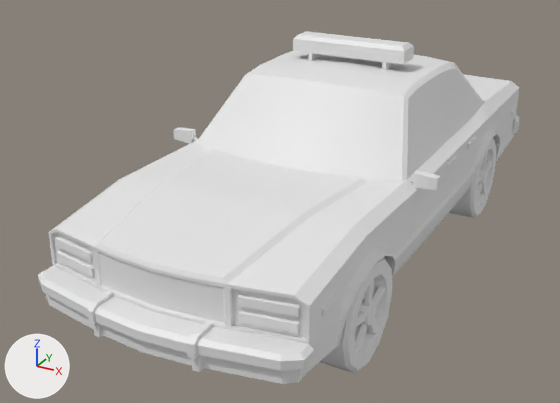
Before and after pictures for a commit that changed the FBX model Assets/Art/PANDANIN/PANDANIN DÜZELTECEĞİ MODELLER TARIK/Police Car N_4.fbx.
One viewpoint serves both versions: a camera (50 mm lens) standing at (2.45, -5.19, 2.95) and looking at (-0.62, 0.4, 0.15). Arrows for +X, +Y and +Z are at lower left; the lights stay in place. The first picture is the older version. Materials are left out; every surface is plain grey. Where no turn or scale is listed for an object, it has been applied to the vertices.

Names of what the first picture shows: 'Police Car N_4', 'Police Car N_4 BL Tire', 'Police Car N_4 FL Tire'.
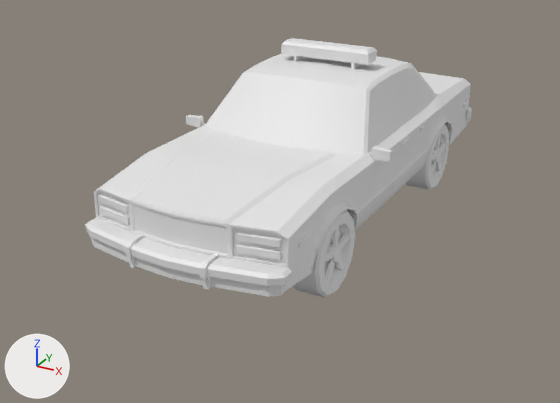
Pixel boxes (x1, y1, x2, y2) of what changed, in the pictures (560 x 403 px; the box of a moved part takes in the faces that stretch with it):
'Police Car N_4', deleted
    before: (38, 31, 520, 384)
'Police Car N_4 FL Tire', reshaped, moved, turned, rescaled
    before: (320, 257, 392, 373)
    after: (85, 38, 472, 298)
'Police Car N_4 BL Tire', deleted
    before: (449, 138, 496, 218)
part 1 of me_cube_6520, moved or reshaped
    before: (320, 257, 392, 373)
    after: (293, 210, 355, 298)
part 2 of me_cube_6520, moved or reshaped
    before: (356, 311, 366, 327)
    after: (325, 251, 333, 261)
part 3 of me_cube_6520, moved or reshaped
    before: (356, 325, 368, 353)
    after: (325, 261, 335, 282)
part 4 of me_cube_6520, moved or reshaped
    before: (368, 319, 378, 335)
    after: (335, 258, 344, 271)
part 5 of me_cube_6520, moved or reshaped
    before: (372, 287, 385, 306)
    after: (338, 234, 349, 249)
part 6 of me_cube_6520, moved or reshaped
    before: (365, 278, 374, 306)
    after: (332, 226, 339, 247)
part 7 of me_cube_6520, added
    after: (401, 137, 411, 147)
part 8 of me_cube_6520, added
    after: (351, 63, 363, 69)
part 9 of me_cube_6520, added
    after: (406, 124, 449, 190)
part 10 of me_cube_6520, added
    after: (431, 162, 437, 177)
part 11 of me_cube_6520, added
    after: (436, 135, 441, 151)
part 12 of me_cube_6520, added
    after: (85, 38, 472, 296)

What changed in the scene script:
```text
Change me_cube_6520:
    used by ob_police_car_n_4_fl_tire; parent = ob_police_car_n_4; location = (0.821, 0.376, 1.301)
    remove me_cube_6520.from_pydata(...)  # 156 vertices, 116 faces; spans x -0.166..0.136, y -0.376..0.377, z -0.377..0.376
    add me_cube_6520.from_pydata(...)  # 1831 vertices, 1526 faces; spans x -188.808..24.517, y -37.595..128.988, z -389.867..107.602
    me_cube_6520 part 1: the loose piece of 96 vertices spanning x -0.166..0.136, y -0.376..0.377, z -0.377..0.376 is scaled about the mesh origin by 100
    me_cube_6520 part 2: the loose piece of 12 vertices spanning x 0.098..0.126, y -0.021..0.095, z 0.016..0.262 is scaled about the mesh origin by 100
    me_cube_6520 part 3: the loose piece of 12 vertices spanning x 0.098..0.126, y -0.225..-0.003, z -0.008..0.183 is scaled about the mesh origin by 100
    me_cube_6520 part 4: the loose piece of 12 vertices spanning x 0.098..0.126, y -0.236..-0.004, z -0.168..0.008 is scaled about the mesh origin by 100
    me_cube_6520 part 5: the loose piece of 12 vertices spanning x 0.098..0.126, y -0.019..0.089, z -0.264..-0.018 is scaled about the mesh origin by 100
    me_cube_6520 part 6: the loose piece of 12 vertices spanning x 0.098..0.126, y 0.025..0.265, z -0.041..0.039 is scaled about the mesh origin by 100
    me_cube_6520 part 7: a new loose piece, a box spanning x 9.696..13.024, y 47.485..51.294, z -163.093..-143.747
    me_cube_6520 part 8: a new loose piece, a box spanning x -52.055..-49.138, y 108.944..116.001, z -185.057..-164.264
    me_cube_6520 part 9: the loose piece of 96 vertices spanning x -0.166..0.136, y -0.376..0.377, z -0.377..0.376 is copied, and the copy is scaled about its middle by 100, then moved by (-1.479, 0.049, -260.218); it spans x -16.604..13.616, y -37.595..37.695, z -297.863..-222.574
    me_cube_6520 part 10: the loose piece of 12 vertices spanning x 0.098..0.126, y -0.225..-0.003, z -0.008..0.183 is copied, and the copy is scaled about its middle by 100, then moved by (11.119, -11.286, -251.518); it spans x 9.842..12.62, y -22.541..-0.258, z -261.004..-241.856
    me_cube_6520 part 11: the loose piece of 12 vertices spanning x 0.098..0.126, y 0.025..0.265, z -0.041..0.039 is copied, and the copy is scaled about its middle by 100, then moved by (11.119, 14.384, -260.293); it spans x 9.842..12.62, y 2.51..26.548, z -264.331..-256.256
    me_cube_6520 part 12: 1159 vertices added at x -188.808..24.517, y -9.252..128.988, z -389.867..107.602
    other edits to the shape of me_cube_6520 do not show in these pictures
Change ob_police_car_n_4_fl_tire:
    remove ob_police_car_n_4_fl_tire.parent = ob_police_car_n_4
    ob_police_car_n_4_fl_tire.location: (0.821, 0.376, 1.301) -> (0.0, 0.0, 0.0)
    ob_police_car_n_4_fl_tire.rotation_euler: (0.0, 0.0, 0.0) -> (1.571, 0.0, 0.0)  # degrees (0, 0, 0) -> degrees (90, 0, 0)
    ob_police_car_n_4_fl_tire.scale: (1.0, 1.0, 1.0) -> (0.01, 0.01, 0.01)
Remove ob_police_car_n_4:
    ob_police_car_n_4 = bpy.data.objects.new('Police Car N_4', me_cube_048)
    ob_police_car_n_4.location = (0.0, 0.0, 0.0)
    ob_police_car_n_4.rotation_euler = (1.571, 0.0, 0.0)  # degrees (90, 0, 0)
Remove ob_police_car_n_4_bl_tire:
    ob_police_car_n_4_bl_tire = bpy.data.objects.new('Police Car N_4 BL Tire', me_cube_6521)
    ob_police_car_n_4_bl_tire.location = (0.821, 1.301, 0.376)
```
